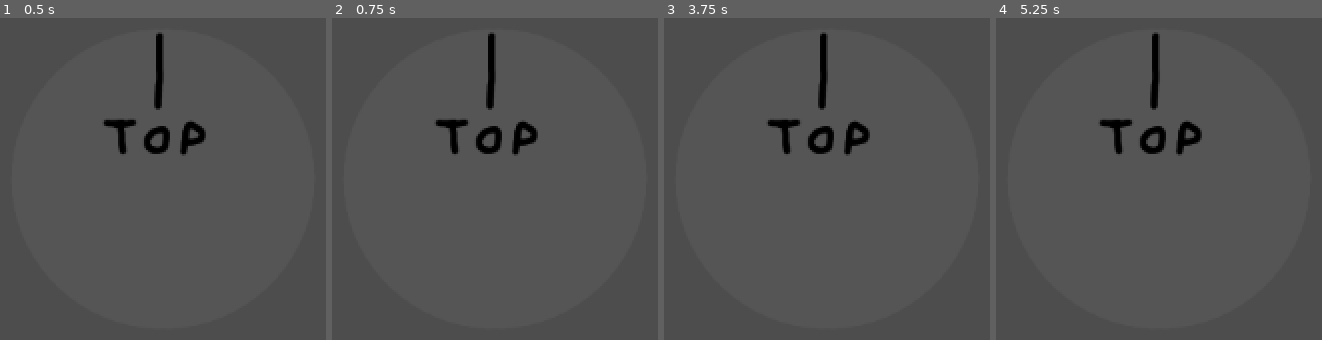
Above: before the commit, frames 1-4 (left to right).
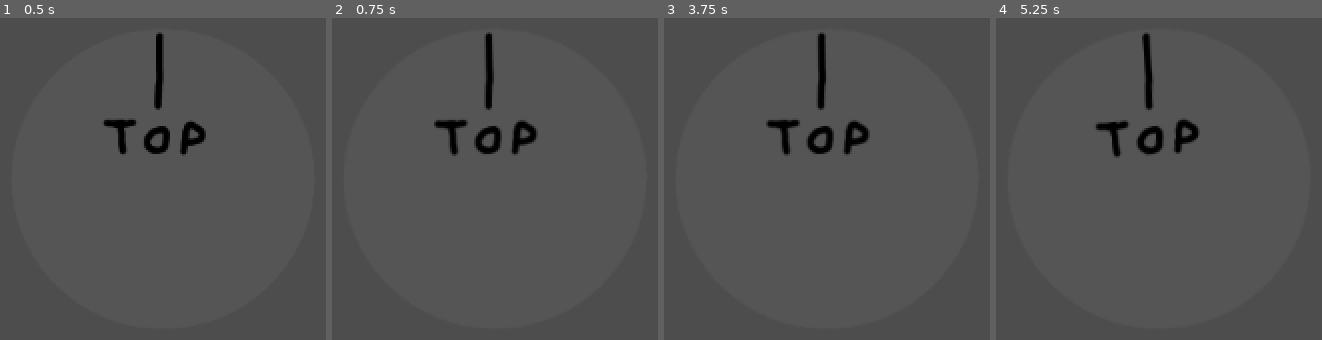
Above: after the commit, the same moments.

Repository: carly922/Very-Serious-Spinning-and-Winning-Game
Game: Godot game, scene res://ui_wheel.tscn
The game is run twice, just before and just after one commit, with the same random seed, the same clock (stepped at 60 frames per second) and the same inputs.
Inputs (mouse positions are in pixels of both pictures, inside the frame that each line leads up to):
- Up to frame 1 (0.5 s): no input
- Up to frame 2 (0.75 s): tap Enter at 0.5 s; move the mouse to (outside the picture) at 0.52 s
- Up to frame 3 (3.75 s): tap Space at 1.25, 2.75 s; move the mouse to (outside the picture) at 1.27 s; tap Enter at 2, 3.5 s; move the mouse to (outside the picture) at 2.02 s; move the mouse to (outside the picture) at 2.77 s; move the mouse to (outside the picture) at 3.52 s
- Up to frame 4 (5.25 s): tap Space at 4.25 s; move the mouse to (outside the picture) at 4.27 s; move the mouse to (1256, 198) at 5.02 s

Frame 1 is identical in both runs. In frame 2, 0.7% of the frame differs, in the area x 31-64%, y 4-43%; in frame 3, 0.4%; in frame 4, 2.1%, in the area x 30-64%, y 4-44%.

Commit message:
trying to fix wheel

Diff:
--- a/sisyphus-simulator/project.godot
+++ b/sisyphus-simulator/project.godot
@@ -15,6 +15,10 @@
 config/features=PackedStringArray("4.6", "Mobile")
 config/icon="res://icon.svg"
 
+[display]
+
+window/vsync/vsync_mode=0
+
 [dotnet]
 
 project/assembly_name="Sisyphus Simulator"
--- a/sisyphus-simulator/ui_wheel.gd
+++ b/sisyphus-simulator/ui_wheel.gd
@@ -1,6 +1,6 @@
 extends Area2D
 
-@export var deadzone: float = 100.0
+
 var mouse_hover = false
 var is_dragging = false
 var prev_mouse_angle
@@ -8,21 +8,21 @@
 
 func _ready() -> void:
 	Input.use_accumulated_input = false
+	set_process_input(true)
 
 func _input(event: InputEvent) -> void:
 	if event is InputEventMouseMotion:
 		mouse_hover = true
 		prev_mouse_angle = (get_global_mouse_position() - global_position).angle()
-		is_dragging = event.velocity
+		is_dragging = event
 	else:
 		mouse_hover = false
 
-func _physics_process(_delta: float) -> void:
+func _process(_delta: float) -> void:
 	if is_dragging:
 		var mouse_velocity = Input.get_last_mouse_velocity()
 		var mouse_pos = get_global_mouse_position()
-		if mouse_pos.distance_to(global_position) >= deadzone:
-			var mouse_angle = (mouse_pos - global_position).angle()
-			var angle_delta = angle_difference(prev_mouse_angle, mouse_angle)
-			rotation += angle_delta
-			prev_mouse_angle = mouse_angle
+		var mouse_angle = (mouse_pos - $"../../CenterScreen".position).angle()
+		var angle_delta = angle_difference(prev_mouse_angle, mouse_angle)
+		rotation += angle_delta
+		prev_mouse_angle = mouse_angle
--- a/sisyphus-simulator/ui_wheel.tscn
+++ b/sisyphus-simulator/ui_wheel.tscn
@@ -6,20 +6,42 @@
 [sub_resource type="CircleShape2D" id="CircleShape2D_opy6k"]
 radius = 109.3
 
-[node name="Node2D" type="Node2D" unique_id=626590889]
+[sub_resource type="CircleShape2D" id="CircleShape2D_xfkap"]
 
-[node name="CanvasLayer" type="CanvasLayer" parent="." unique_id=755409083]
+[node name="Control" type="Control" unique_id=1090195322]
+layout_mode = 3
+anchors_preset = 15
+anchor_right = 1.0
+anchor_bottom = 1.0
+grow_horizontal = 2
+grow_vertical = 2
+
+[node name="CenterContainer" type="CenterContainer" parent="." unique_id=984515149]
+layout_mode = 1
+anchors_preset = 15
+anchor_right = 1.0
+anchor_bottom = 1.0
+grow_horizontal = 2
+grow_vertical = 2
+
+[node name="CanvasLayer" type="CanvasLayer" parent="CenterContainer" unique_id=755409083]
 follow_viewport_enabled = true
 
-[node name="Area2D" type="Area2D" parent="CanvasLayer" unique_id=731012686]
+[node name="Area2D" type="Area2D" parent="CenterContainer/CanvasLayer" unique_id=731012686]
 position = Vector2(561, 311)
 script = ExtResource("1_opy6k")
 
-[node name="sprite" type="Sprite2D" parent="CanvasLayer/Area2D" unique_id=1626458516]
+[node name="sprite" type="Sprite2D" parent="CenterContainer/CanvasLayer/Area2D" unique_id=1626458516]
 texture = ExtResource("2_xfkap")
 
-[node name="CollisionShape2D" type="CollisionShape2D" parent="CanvasLayer/Area2D" unique_id=1697826972]
+[node name="CollisionShape2D" type="CollisionShape2D" parent="CenterContainer/CanvasLayer/Area2D" unique_id=1697826972]
 light_mask = 512
 visibility_layer = 512
 position = Vector2(2, 0)
 shape = SubResource("CircleShape2D_opy6k")
+
+[node name="CenterScreen" type="StaticBody2D" parent="CenterContainer" unique_id=797385592]
+position = Vector2(562, 316)
+
+[node name="CollisionShape2D" type="CollisionShape2D" parent="CenterContainer/CenterScreen" unique_id=1698714852]
+shape = SubResource("CircleShape2D_xfkap")
